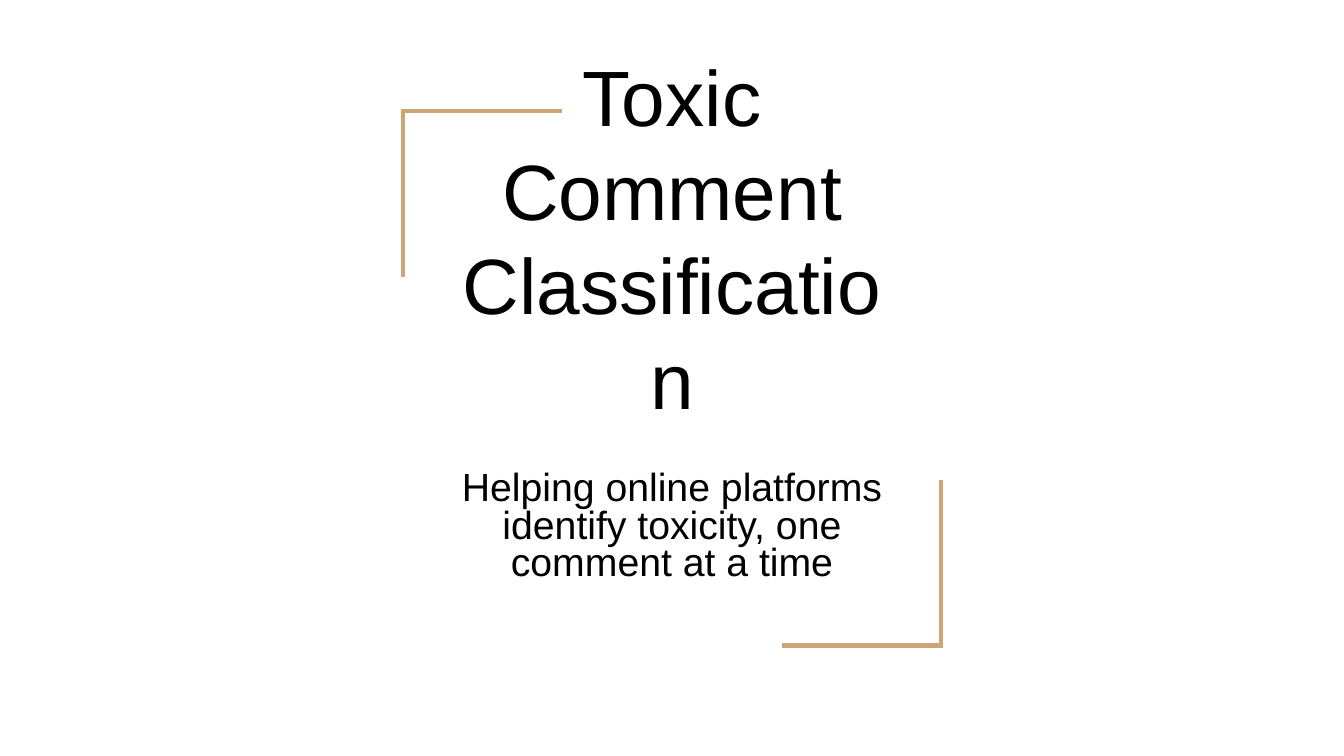
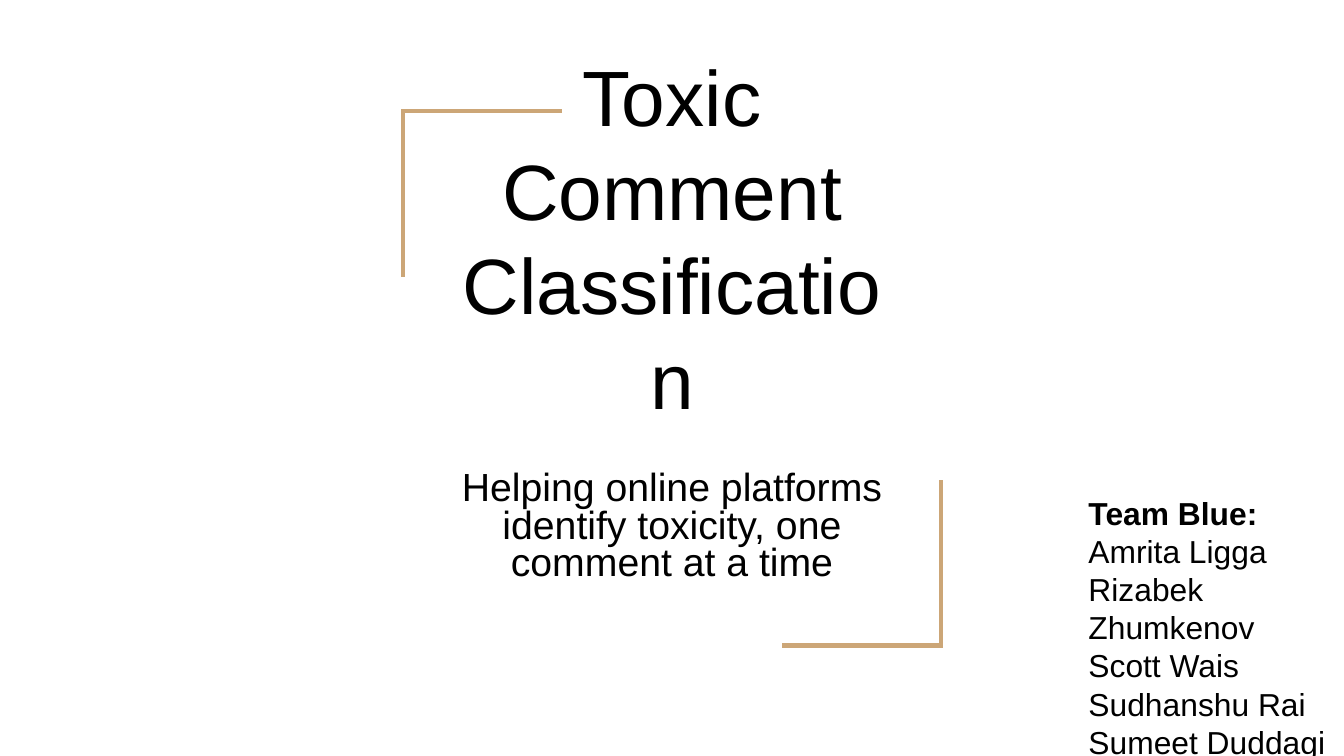
Before and after one commit to sudhanshurai360/NLP_final_project_Fall_2022, a slide deck: slide 1 of NLP Presentation.pptx. Drawn at 1344x756 pixels with LibreOffice and Linux fonts; fonts in the diff are those of the drawing. Boxes give left, top, right and bottom in pixels: in the first picture for what was removed or moved away, otherwise in the second. Text is boxed around its words. In the diff, an @@ line names an element or a change of style, - is before the commit and + after.

```diff
--- a/NLP Presentation.pptx
+++ b/NLP Presentation.pptx
@@ text added at [1088,502,1325,756], 17 pt, text #000000 @@
+Team Blue:
+Amrita Ligga
+Rizabek Zhumkenov
+Scott Wais
+Sudhanshu Rai
+Sumeet Duddagi
```
Also in this commit, not shown: 4 other slides changed, 3 slides added, 1 slide removed.
